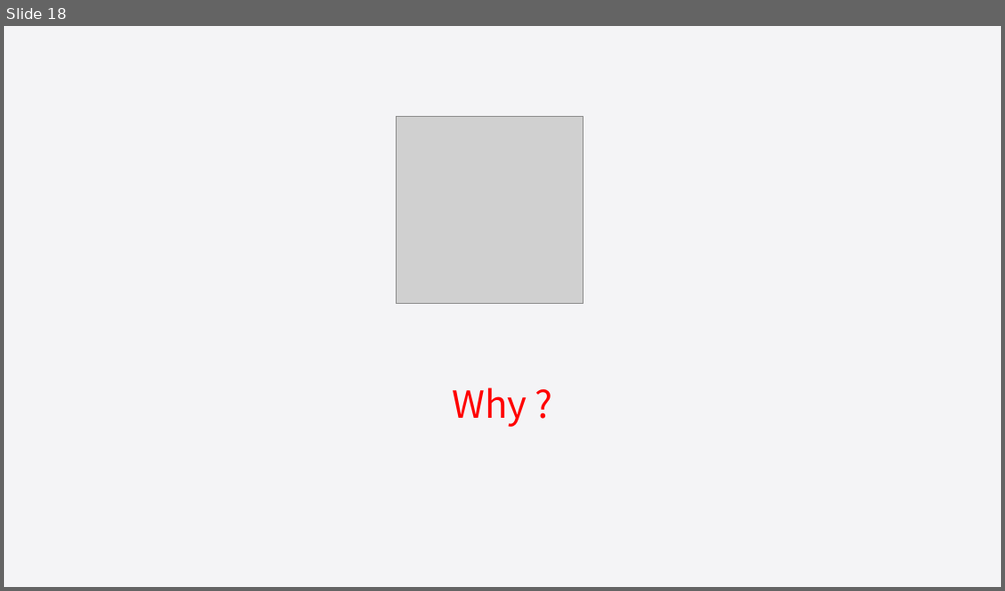
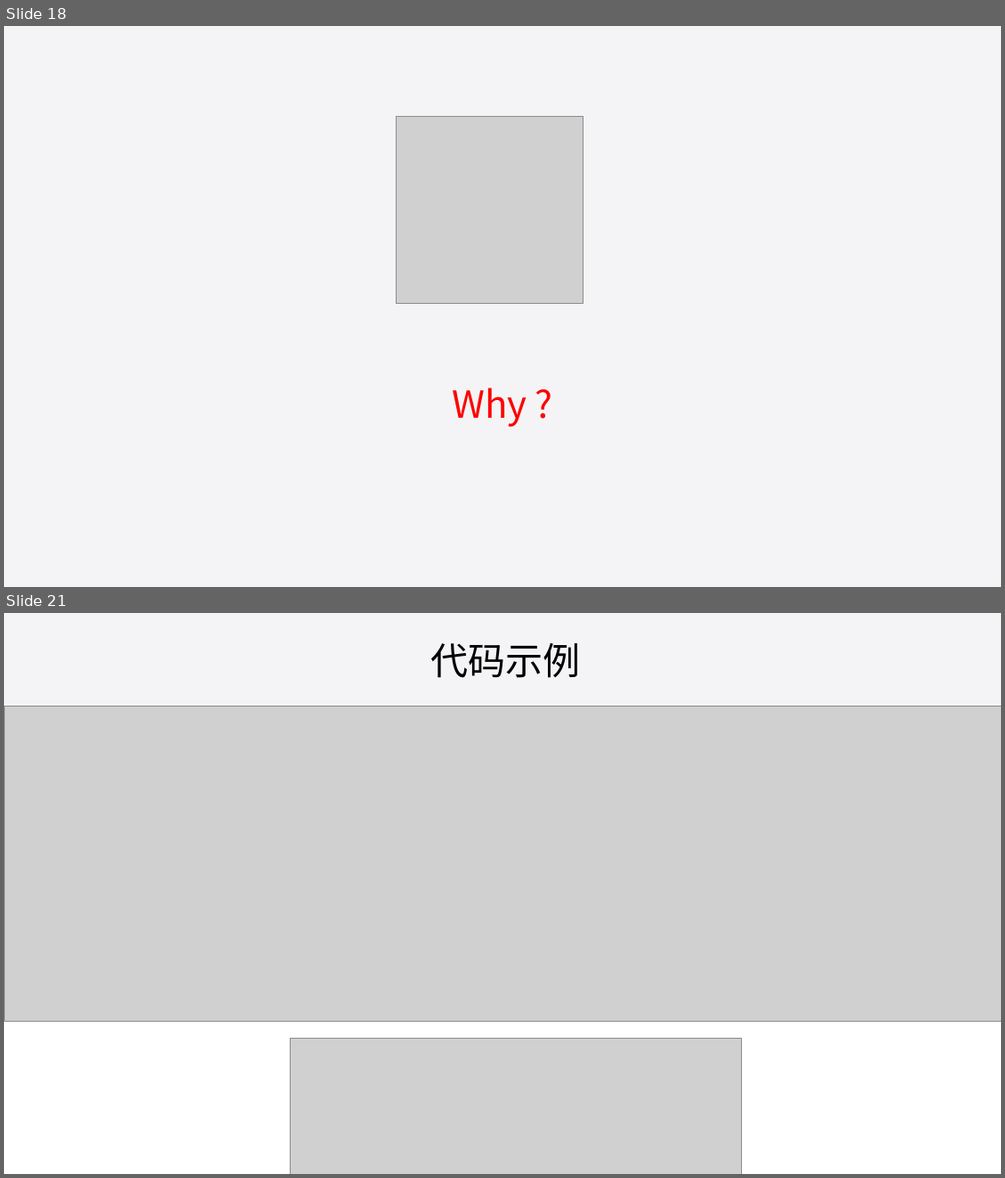
Before and after one commit to liuweiGL/share, a slide deck: ppt/JavaScript基础一.pptx. Shown one above the other, each under a label of ours: slide 18 before the commit, slides 18 and 21 after it; the slides between them are not shown. The pictures are 1005x591 and 1005x1178 pixels, drawn with LibreOffice and Linux fonts; fonts in the diff are those of the drawing; grey boxes stand for pictures. Boxes give left, top, right and bottom in pixels: in the first picture for what was removed or moved away, otherwise in the second. Text is boxed around its words. In the diff, an @@ line names an element or a change of style, - is before the commit and + after.

```diff
--- a/ppt/JavaScript基础一.pptx
+++ b/ppt/JavaScript基础一.pptx
@@ slide 21 added at (4,613,1001,1174), background #F4F4F6 @@
@@ title added at (430,643,580,678), 36 pt, text #000000 @@
+代码示例
@@ picture added at (4,706,1001,1021) @@
@@ rectangle added at (4,1021,1001,1174), fill #FFFFFF @@
@@ picture added at (291,1038,741,1174) @@
```
Also in this commit, not shown: 7 slides changed, 2 other slides added, 7 other files.
